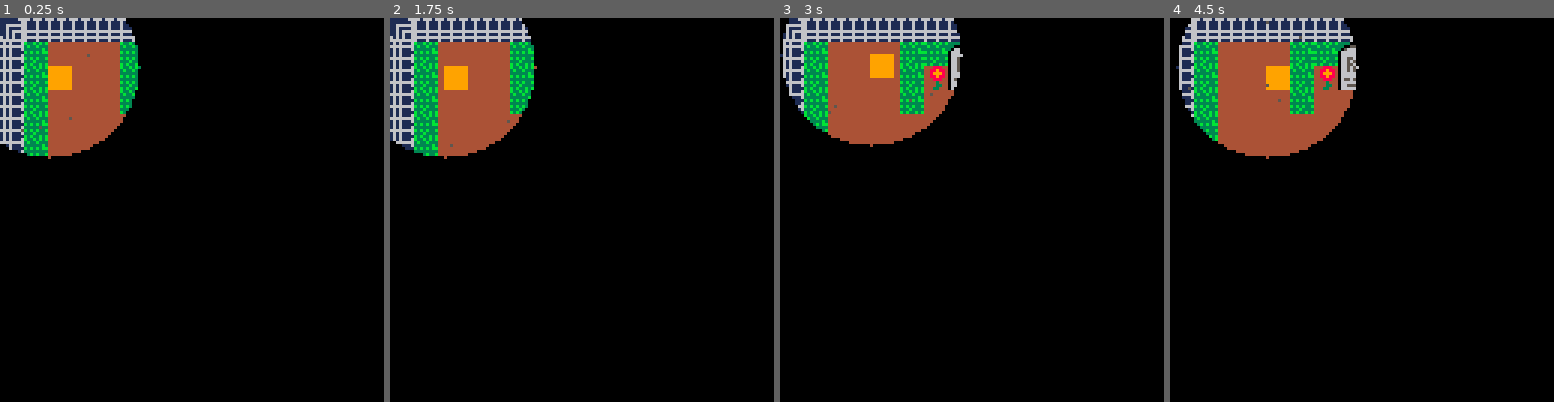
Above: before the commit, frames 1-4 (left to right).
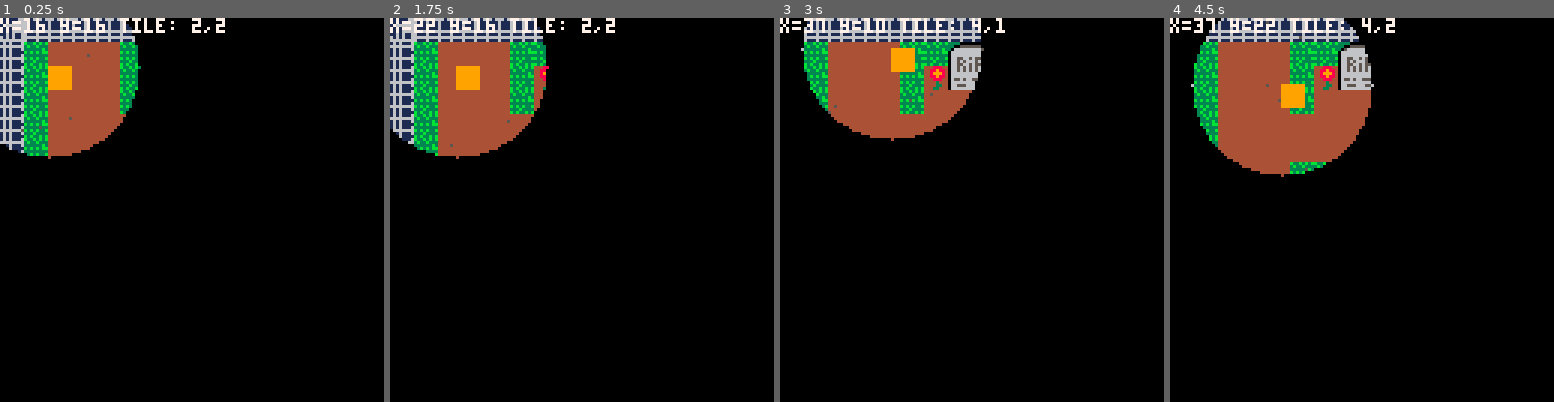
Above: after the commit, the same moments.

Repository: CarlaTabet/BitsAndBytes
Game: PICO-8 cartridge game.p8
Two runs of this game, one before a commit and one after it. Both use one fixed random seed, a clock stepped at 60 frames per second and the inputs below.
Inputs:
- Up to frame 1 (0.25 s): no input
- Up to frame 2 (1.75 s): hold Right from 1.6 s (still down)
- Up to frame 3 (3 s): release Right at 2.1 s; hold Up 2.15-2.42 s; hold Right from 2.47 s (still down)
- Up to frame 4 (4.5 s): release Right at 3.03 s; hold Left 3.08-3.58 s; hold Down 3.63-3.97 s; hold Right from 4.02 s (still down)

The runs differ from the first frame. In frame 1, 0.8% of the frame differs, in the area x 0-59%, y 0-4%; in frame 2, 2.4%; in frame 3, 5.0%; in frame 4, 5.4%, in the area x 0-59%, y 0-42%.

Commit message:
created exit/entrance from graveyard to room1

Diff:
--- a/game.p8
+++ b/game.p8
@@ -2,32 +2,59 @@
 version 42
 __lua__
 
+rooms = {
+    graveyard = {x=0,y=0,w=36,h=36},
+    room1 = {x=0,y=39,w=36,h=25}
+}
+
+exits = {
+    {
+        room = "graveyard",
+        dest="room1",
+        px=40,
+        py=312,
+        condition = function()
+            return player.x >= 160 and player.x <= 178 and player.y==277
+        end
+    }
+}
+
 function _init()
+    current_room = "graveyard"
+
     player = {
         x = 16,
         y = 16,
         sp = 9,
-        speed = 1
+        speed = 3
     }
 
 end
-
 
 function _update()
     player_update()
+    room_change()
 end
 
 function _draw()
     cls()
-
-    cam_x = mid(0, player.x - 64, 36*8 - 128)
-    cam_y = mid(0, player.y - 64, 36*8 - 128)
+    local room = rooms[current_room]
+    local room_left = room.x * 8
+    local room_right = (room.x + room.w) * 8
+    local room_top = room.y * 8
+    local room_bottom = (room.y + room.h) * 8
+    cam_x = mid(room_left, player.x - 64, room_right - 128)
+    cam_y = mid(room_top, player.y - 64, room_bottom - 128)
     camera(cam_x, cam_y)
 
-    map(0, 0, 0, 0, 36, 36)
+
+    --map(room.x, room.y, 0, 0, room.w, room.h)
+    map(0,0,0,0,128,64)
     spr(player.sp, player.x, player.y)
     draw_mist()
     draw_darkness()
+
+    print("x="..player.x.." y="..player.y.." tile: "..flr(player.x/8)..","..flr(player.y/8), 0, 0, 7)
 
 end
 
@@ -52,8 +79,16 @@
     end
 end
 
-
-
+function room_change()
+    for exit in all(exits) do
+        if exit.room == current_room and exit.condition() then
+            current_room = exit.dest
+            player.x = exit.px
+            player.y = exit.py
+            return
+        end
+    end
+end
 
 
 function draw_darkness()
